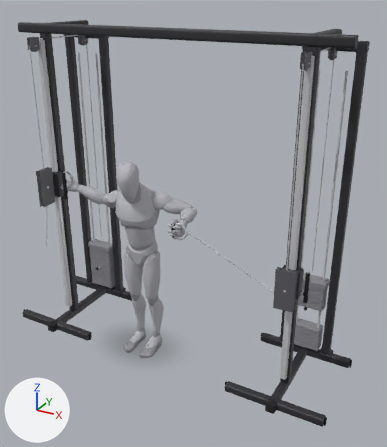
A saved change to the glTF model app/src/main/assets/mannequins/1_arm_cable_press_around.glb.
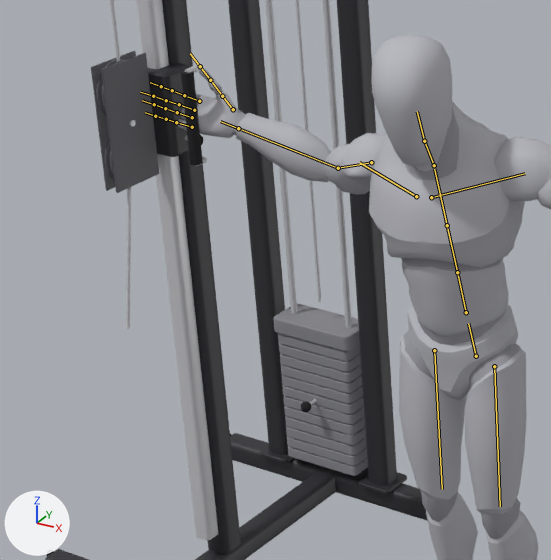
Each version appears first whole from a 50 mm lens placed at (2.39, -3.33, 2.99), pointed at (0.42, 0.24, 1.21), and next in a close-up on the part from 3% to 43% of the width and 34% to 70% of the height. Every picture has the same lights, and +X, +Y and +Z are marked at lower left. The older version's two pictures come first. Both versions are drawn at frame 24 of the action 'lowering'; the numbers are the values there. The bones that change, and the others that lie on the model, are drawn over the model as lines in the close-ups.

Objects in the first close-up: 'body', 'body_1', 'cable_crossover_r_0', 'cable_crossover_r_10', 'cable_crossover_r_11', 'cable_crossover_r_13', 'cable_crossover_r_37', 'cable_crossover_r_41', 'cable_crossover_r_46', 'cable_crossover_r_58', 'cable_crossover_r_6', 'cable_crossover_r_9' and 26 more.
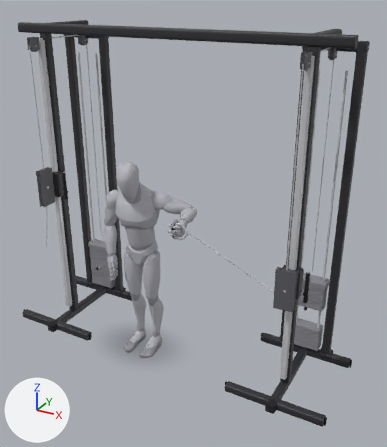
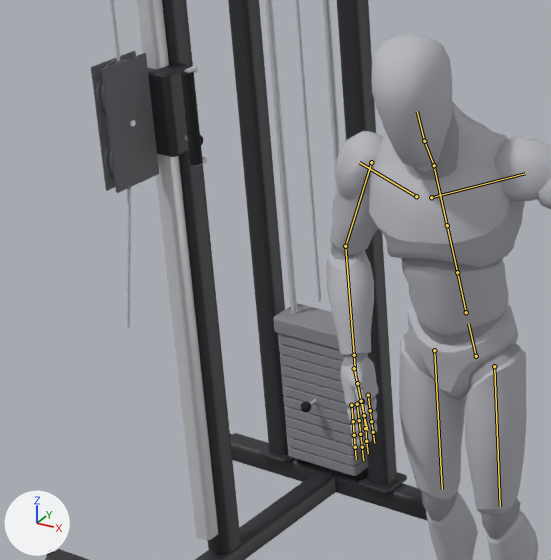
Edits to the scene script, one JSON object a line:
```json
{"block": "bone_upperarm_r", "where": "bone_upperarm_r = bpy.data.objects['Armature'].pose.bones['upperarm_r']  # child of 'clavicle_r'"}
{"op": "set", "path": "bone_upperarm_r.rotation_quaternion", "old": "(0.79, -0.387, 0.467, 0.091)", "new": "(-0.792, -0.239, 0.297, -0.478)", "note": "degrees (-63, 54, -22) -> degrees (8, -44, 59)"}
{"block": "bone_lowerarm_r", "where": "bone_lowerarm_r = bpy.data.objects['Armature'].pose.bones['lowerarm_r']  # child of 'upperarm_r'"}
{"op": "set", "path": "bone_lowerarm_r.rotation_quaternion", "old": "(0.556, 0.332, 0.654, 0.391)", "new": "(-0.806, -0.294, -0.483, -0.176)", "note": "degrees (95, 28, 101) -> degrees (61, 42, 50)"}
```

Changed parts and their boxes [x1, y1, x2, y2] in the close-ups (551 x 560 px):
```json
{"object": "body", "change": "posed", "before": [177, 35, 551, 560], "after": [326, 35, 551, 560]}
{"object": "body_1", "change": "posed", "before": [186, 74, 521, 539], "after": [331, 105, 521, 539]}
{"bone": "upperarm_r", "before": "(371, 162) to (338, 168)", "after": "(371, 162) to (345, 246)"}
{"bone": "lowerarm_r", "before": "(338, 168) to (238, 128)", "after": "(345, 246) to (354, 355)"}
```
